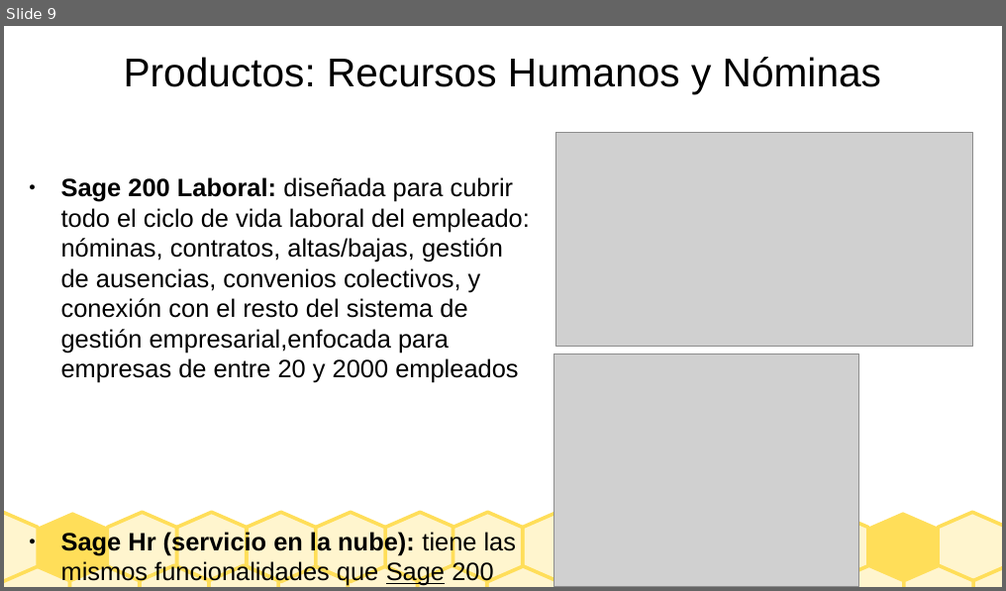
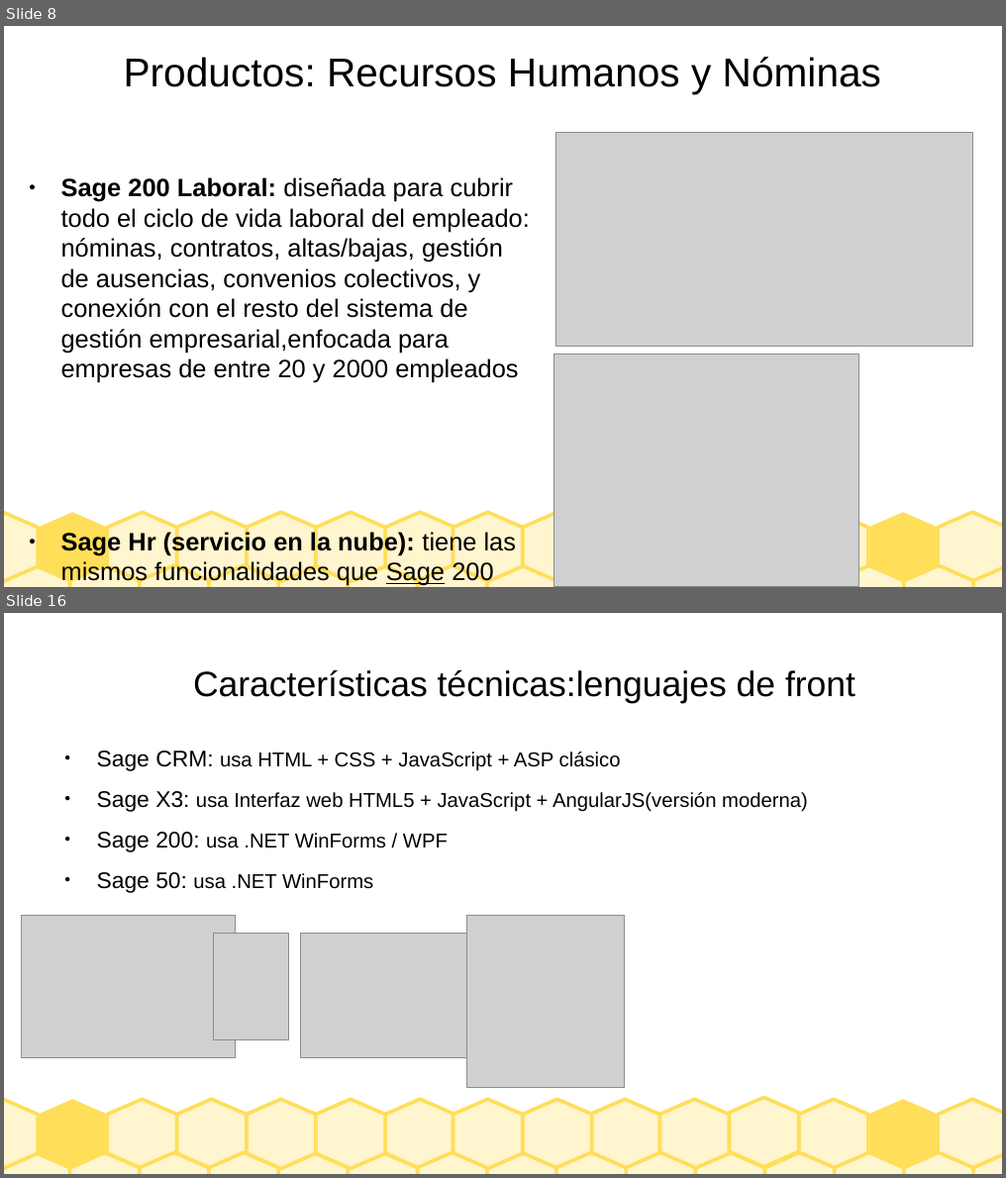
Before and after one commit to Borja-68/asignaturas, a slide deck: sistemas empresa/Presentacion_SAGE.odp. Shown one above the other, each under a label of ours: slide 9 before the commit, slides 8 and 16 after it; the slides between them are not shown. The pictures are 1006x591 and 1006x1178 pixels, drawn with LibreOffice and Linux fonts; fonts in the diff are those of the drawing; grey boxes stand for pictures. Boxes give left, top, right and bottom in pixels: in the first picture for what was removed or moved away, otherwise in the second. Text is boxed around its words. In the diff, an @@ line names an element or a change of style, - is before the commit and + after.

```diff
--- a/sistemas empresa/Presentacion_SAGE.odp
+++ b/sistemas empresa/Presentacion_SAGE.odp
@@ slide 16 added at (4, 613, 1002, 1174), background #FFFFFF; not listed: 27 template elements that a slide beside it also shows @@
@@ title added at (193, 669, 855, 703), 28 pt, text #000000 @@
+Características técnicas:lenguajes de front
@@ text added at (97, 751, 808, 893), 16 pt, text #000000 @@
+● Sage CRM: usa HTML + CSS + JavaScript + ASP clásico
+● Sage X3: usa Interfaz web HTML5 + JavaScript + AngularJS(versión moderna)
+● Sage 200: usa .NET WinForms / WPF
+● Sage 50: usa .NET WinForms
@@ picture added at (22, 916, 236, 1059) @@
@@ picture added at (214, 934, 289, 1041) @@
@@ picture added at (300, 934, 487, 1059) @@
@@ picture added at (467, 916, 625, 1088) @@
@@ freeform shape added at (591, 1099, 660, 1169), fill #FFF5CE, outline #FFDE59 2.83 pt @@
@@ freeform shape added at (659, 1099, 730, 1169), fill #FFF5CE, outline #FFDE59 2.83 pt @@
@@ freeform shape added at (730, 1097, 799, 1167), fill #FFF5CE, outline #FFDE59 2.83 pt @@
@@ what was slide 9 is now slide 8 @@
```
Also in this commit, not shown: 9 slides changed, 4 other slides added, 2 other files.
